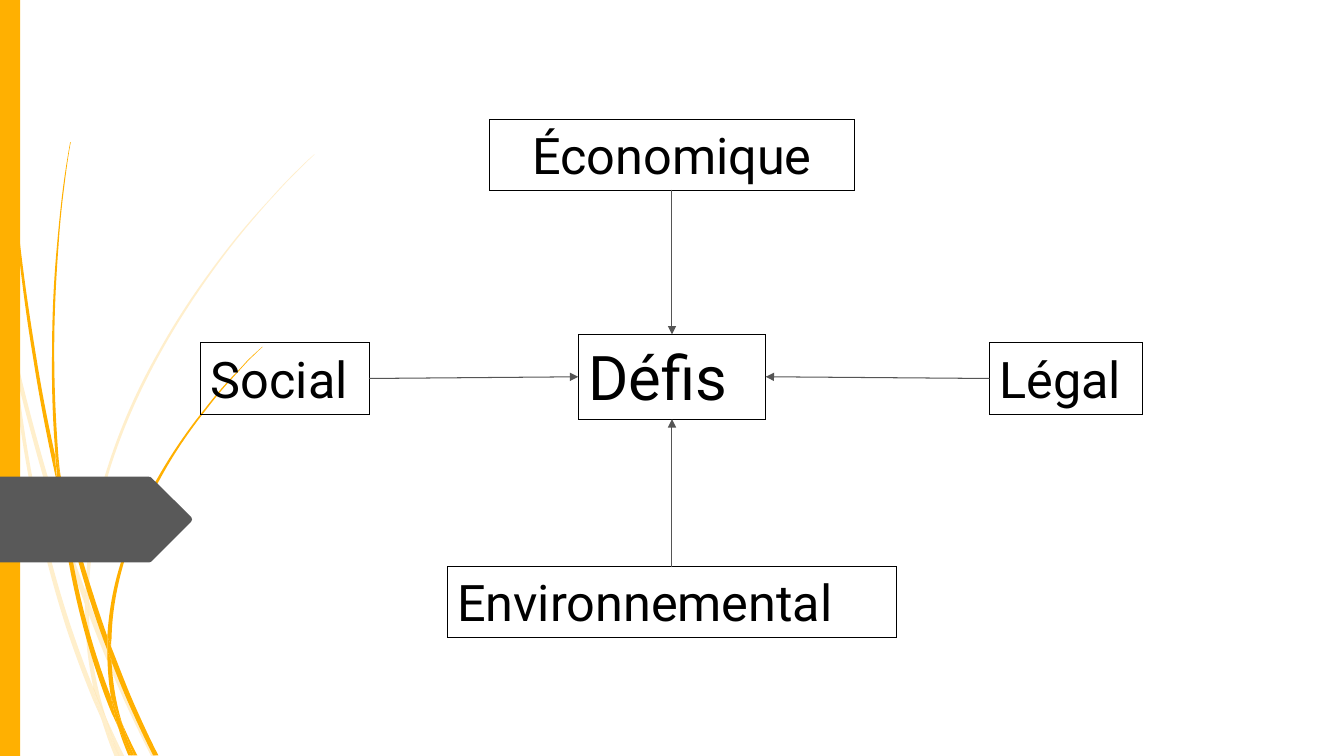
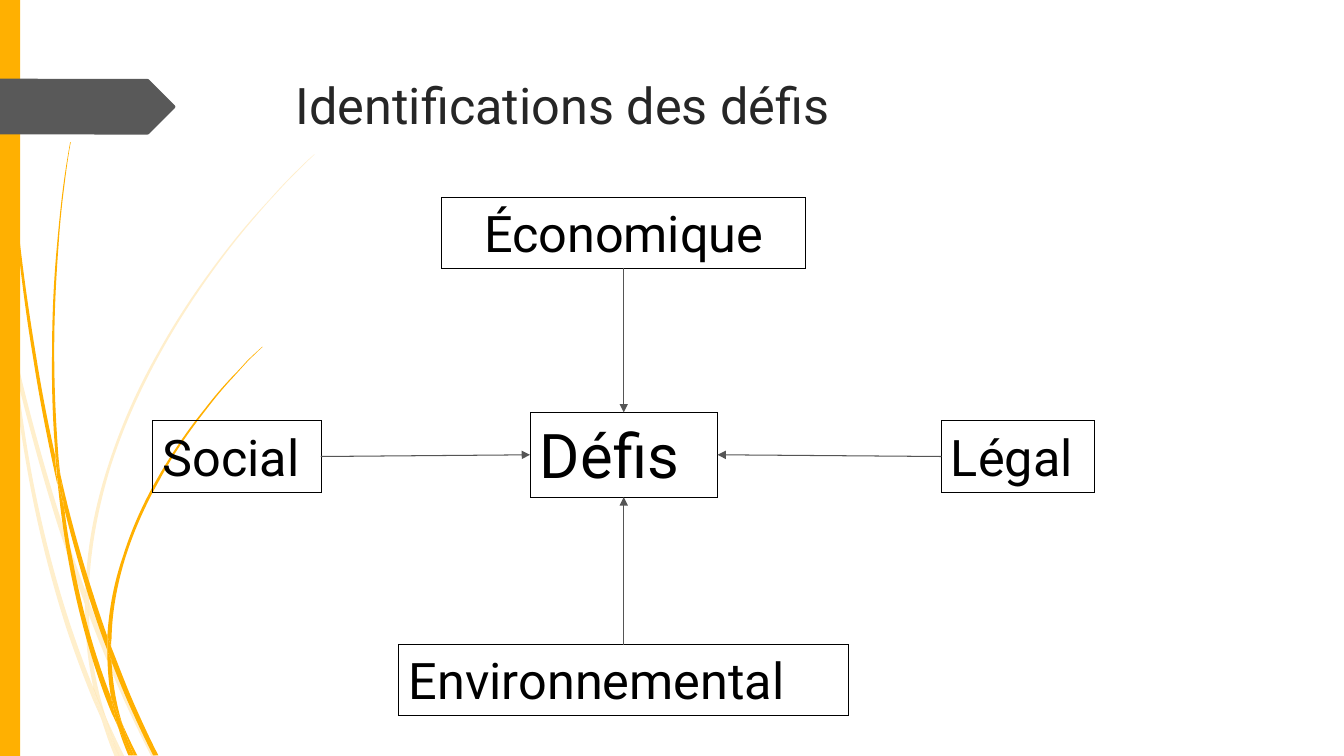
Before and after one commit to fisj2002/Projet_S6_Documentation, a slide deck: slide 8 of Présentation Éthique.pptx (slide 6 before the commit). Drawn at 1344x756 pixels with LibreOffice and Linux fonts; fonts in the diff are those of the drawing; background and template pictures are left out. Boxes give left, top, right and bottom in pixels: in the first picture for what was removed or moved away, otherwise in the second. Text is boxed around its words. In the diff, an @@ line names an element or a change of style, - is before the commit and + after.

```diff
--- a/Présentation Éthique.pptx
+++ b/Présentation Éthique.pptx
@@ freeform shape: place and size @@
-freeform shape at [0,477,193,563]
+freeform shape at [0,79,175,134]
@@ title added at [296,85,829,125], 36 pt, text #262626 @@
+Identifications des défis
@@ 2 rectangles, 1 arrow: place and size @@
-2 rectangles, 1 arrow at [448,191,897,638]
+2 rectangles, 1 arrow at [399,268,849,716]
@@ rectangle "Légal": place and size @@
-rectangle "Légal" at [989,343,1143,414]
+rectangle "Légal" at [942,421,1096,493]
@@ arrow moved from (369, 378) - (579, 377) to (322, 457) - (530, 455) @@
@@ 2 rectangles, 2 arrows: place and size @@
-2 rectangles, 2 arrows at [201,119,989,567]
+2 rectangles, 2 arrows at [153,198,942,644]
```
Also in this commit, not shown: 2 other slides changed, 2 slides added.
